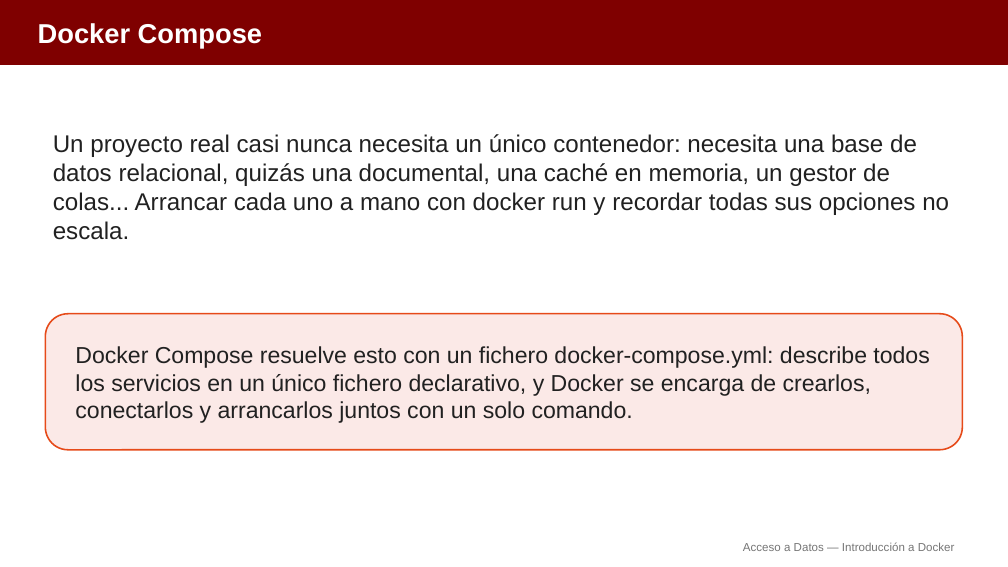
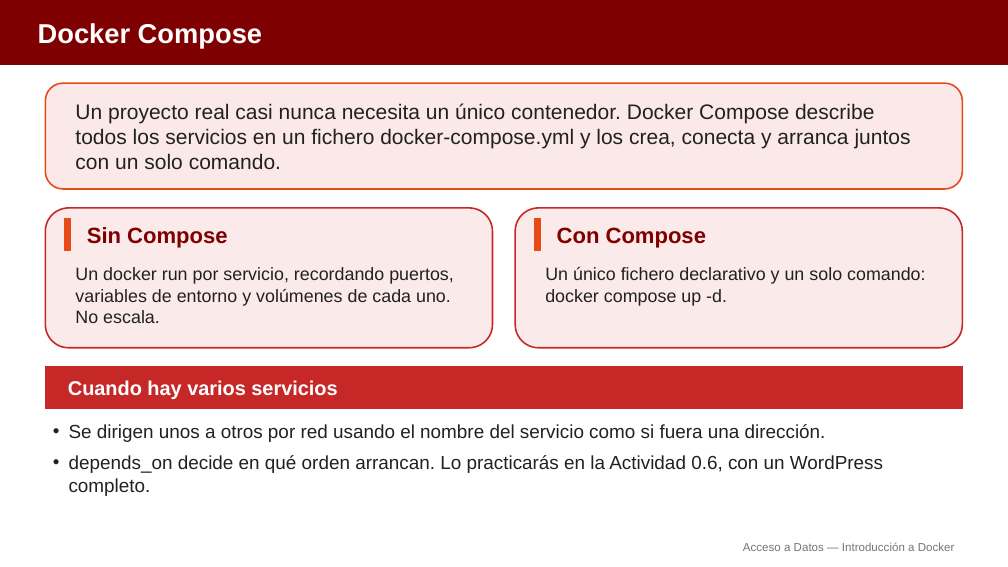
Before and after one commit to aitorventura/acceso-a-datos, a slide deck: slide 11 of docs/tema0/diapositivas/introduccion-docker.pptx (slide 14 before the commit). Drawn at 1008x567 pixels with LibreOffice and Linux fonts; fonts in the diff are those of the drawing. Boxes give left, top, right and bottom in pixels: in the first picture for what was removed or moved away, otherwise in the second. Text is boxed around its words. In the diff, an @@ line names an element or a change of style, - is before the commit and + after.

Commit message:
Añade infografías a Docker y Dev Containers (Tema 0)
Incorpora 12 infografías en los apartados de Introducción a Docker y
Dev Containers, y reorganiza las diapositivas correspondientes:
menos diapositivas, con más apoyo visual.

```diff
--- a/docs/tema0/diapositivas/introduccion-docker.pptx
+++ b/docs/tema0/diapositivas/introduccion-docker.pptx
@@ rounded rectangle: place and size @@
-rounded rectangle at [45,314,963,450]
+rounded rectangle at [45,83,963,189]
@@ text added at [75,103,911,170], 20 pt, text #212121 @@
+Un proyecto real casi nunca necesita un único contenedor. Docker Compose describe todos los servicios en un fichero docker-compose.yml y los crea, conecta y arranca juntos con un solo comando.
@@ text removed at [53,134,949,240] @@
-Un proyecto real casi nunca necesita un único contenedor: necesita una base de datos relacional, quizás una documental, una caché en memoria, un gestor de colas... Arrancar cada uno a mano con docker run y recordar todas sus opciones no escala.
@@ rounded rectangle added at [45,208,493,348], fill #FBEAEA, outline #C62828 1.5 pt @@
@@ rounded rectangle added at [516,208,963,348], fill #FBEAEA, outline #C62828 1.5 pt @@
@@ rectangle added at [64,219,70,250], fill #E64A19, outline #E64A19 1 pt @@
@@ text added at [87,227,227,248], 21 pt, text #7F0000, bold @@
+Sin Compose
@@ rectangle added at [535,219,541,250], fill #E64A19, outline #E64A19 1 pt @@
@@ text added at [557,227,706,248], 21 pt, text #7F0000, bold @@
+Con Compose
@@ text added at [75,267,454,323], 17 pt, text #212121 @@
+Un docker run por servicio, recordando puertos, variables de entorno y volúmenes de cada uno. No escala.
@@ text added at [545,267,925,306], 17 pt, text #212121 @@
+Un único fichero declarativo y un solo comando: docker compose up -d.
@@ text removed at [75,346,929,423] @@
-Docker Compose resuelve esto con un fichero docker-compose.yml: describe todos los servicios en un único fichero declarativo, y Docker se encarga de crearlos, conectarlos y arrancarlos juntos con un solo comando.
@@ rectangle added at [45,367,963,408], fill #C62828, outline #C62828 1 pt @@
@@ text added at [68,380,337,399], 19 pt, text #FFFFFF, bold @@
+Cuando hay varios servicios
@@ text added at [69,424,883,496], 18 pt, text #212121 @@
+• Se dirigen unos a otros por red usando el nombre del servicio como si fuera una dirección.
+• depends_on decide en qué orden arrancan. Lo practicarás en la Actividad 0.6, con un WordPress completo.
```
Also in this commit, not shown: 11 other slides changed, 1 slide added, 6 slides removed, 17 other files.
